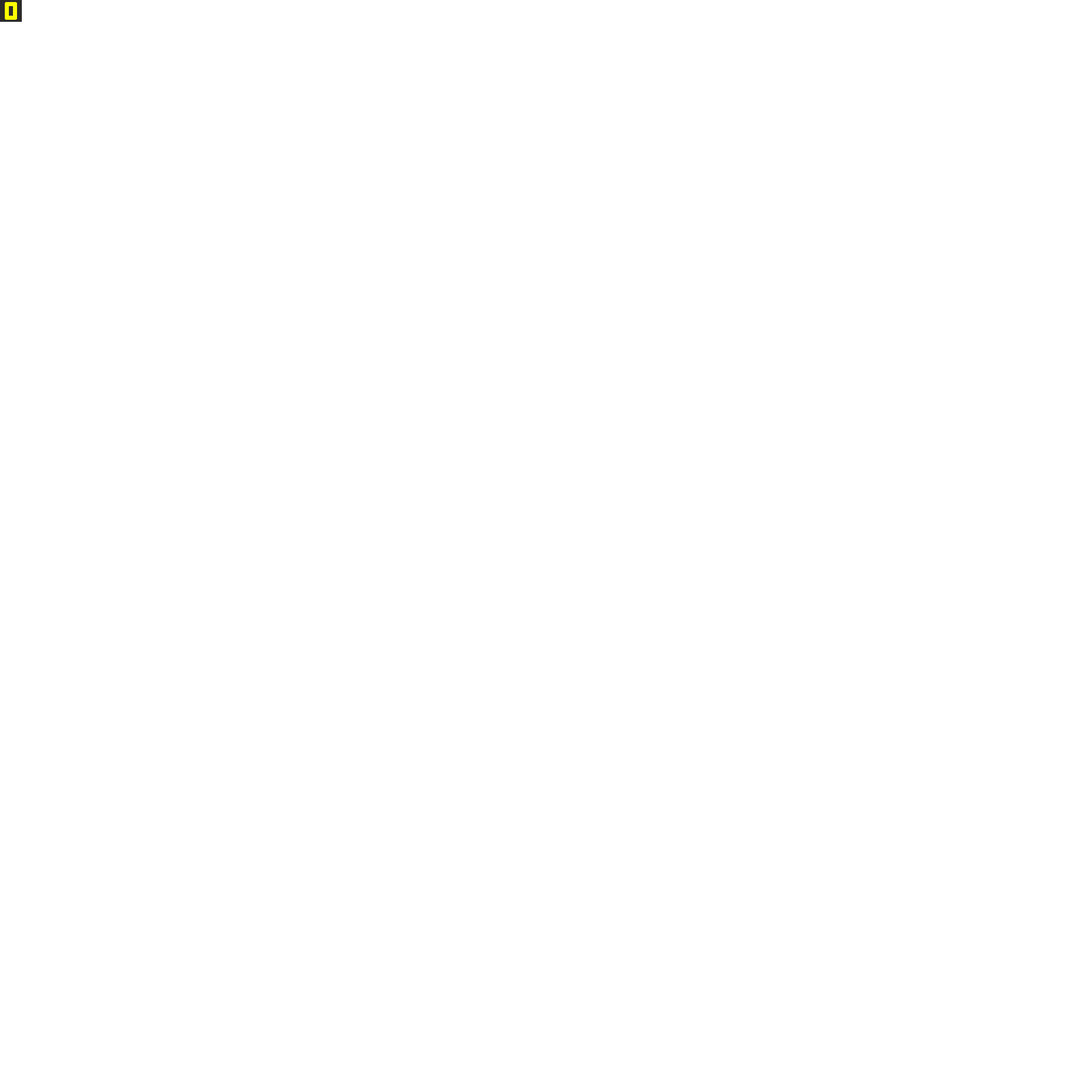
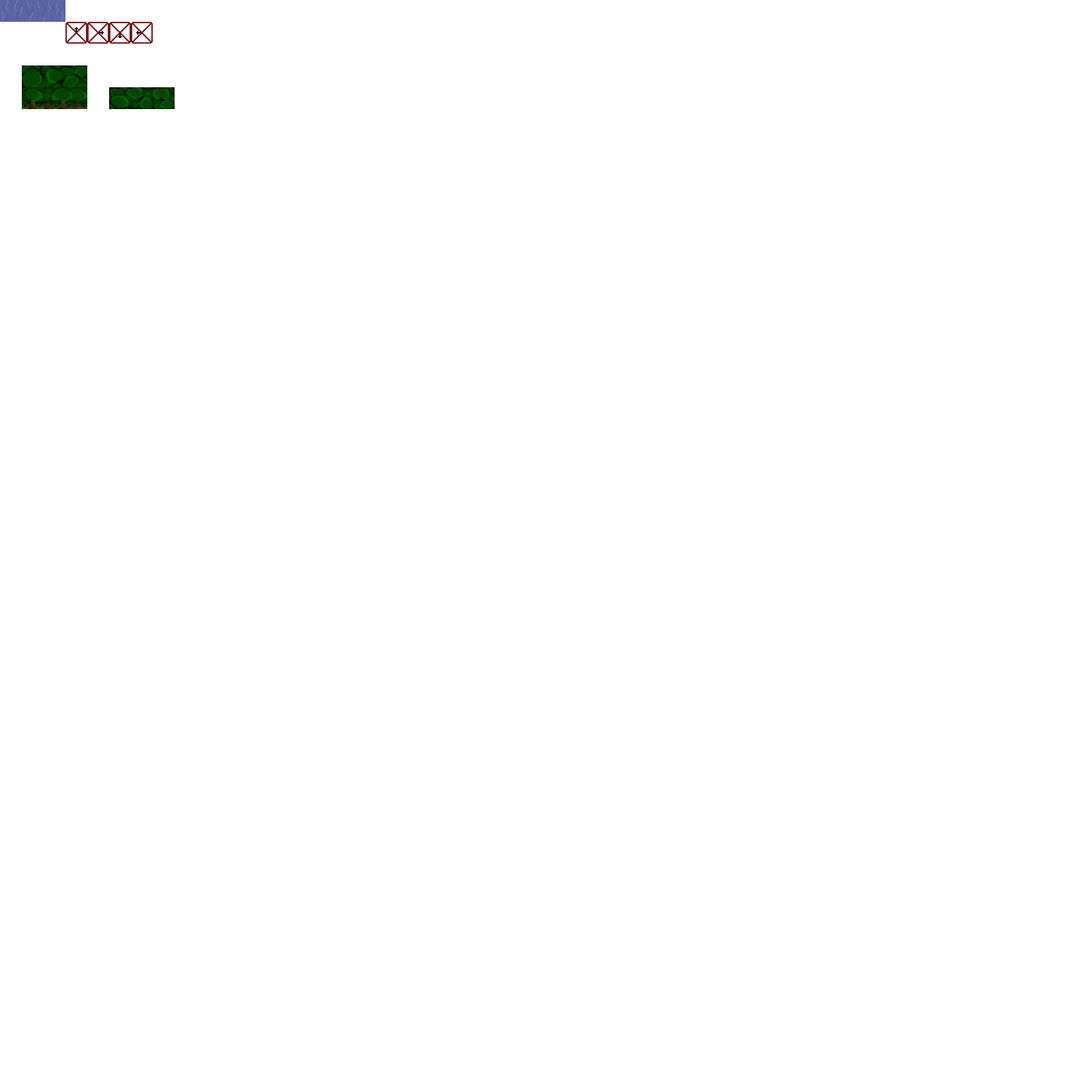
Layers edited between the first and the second 1091px x 1091px image:
added layer "FaceForet" in group "Tileset" over 21, 21, 153, 110
added layer "TestDessus" in group "Tileset" over 25, 87, 175, 110
added layer "SecondDessus" in group "Tileset" over 21, 65, 88, 89
added layer "Clair" (20%) in group "Tileset" over 2, 0, 64, 22
added layer "Sombre" (20%) in group "Tileset" over 2, 0, 65, 22
added layer "Water" (80%) in group "Tileset" over 0, 0, 66, 22
hid "Porte" over 0, 0, 22, 22
